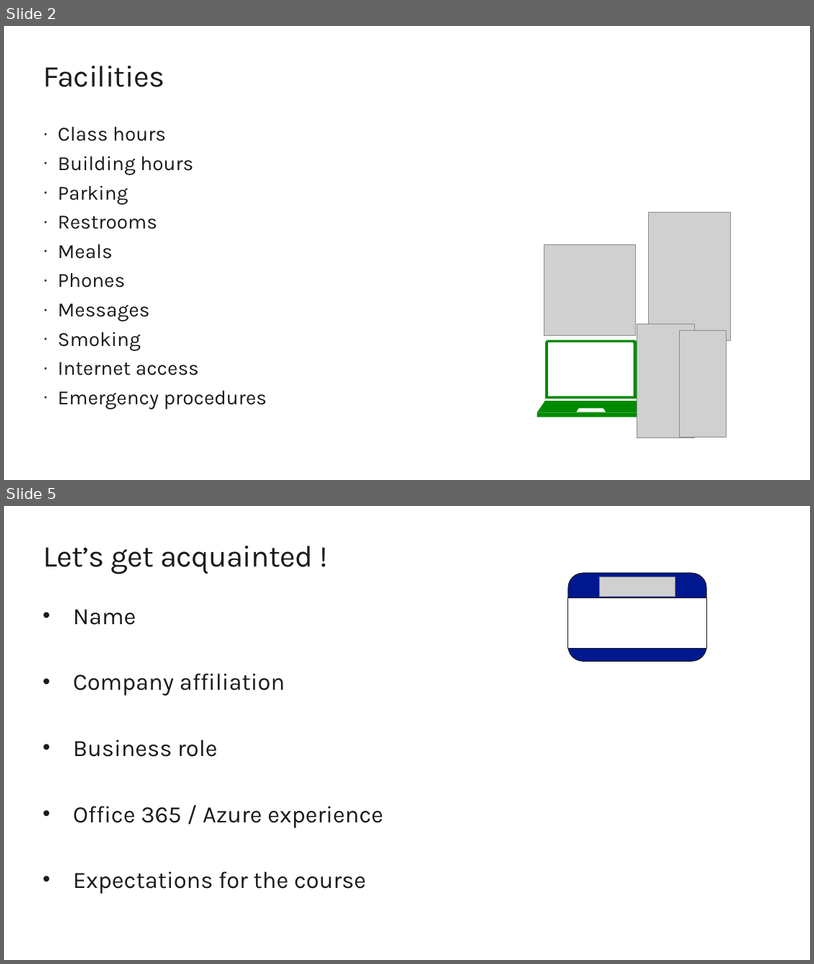
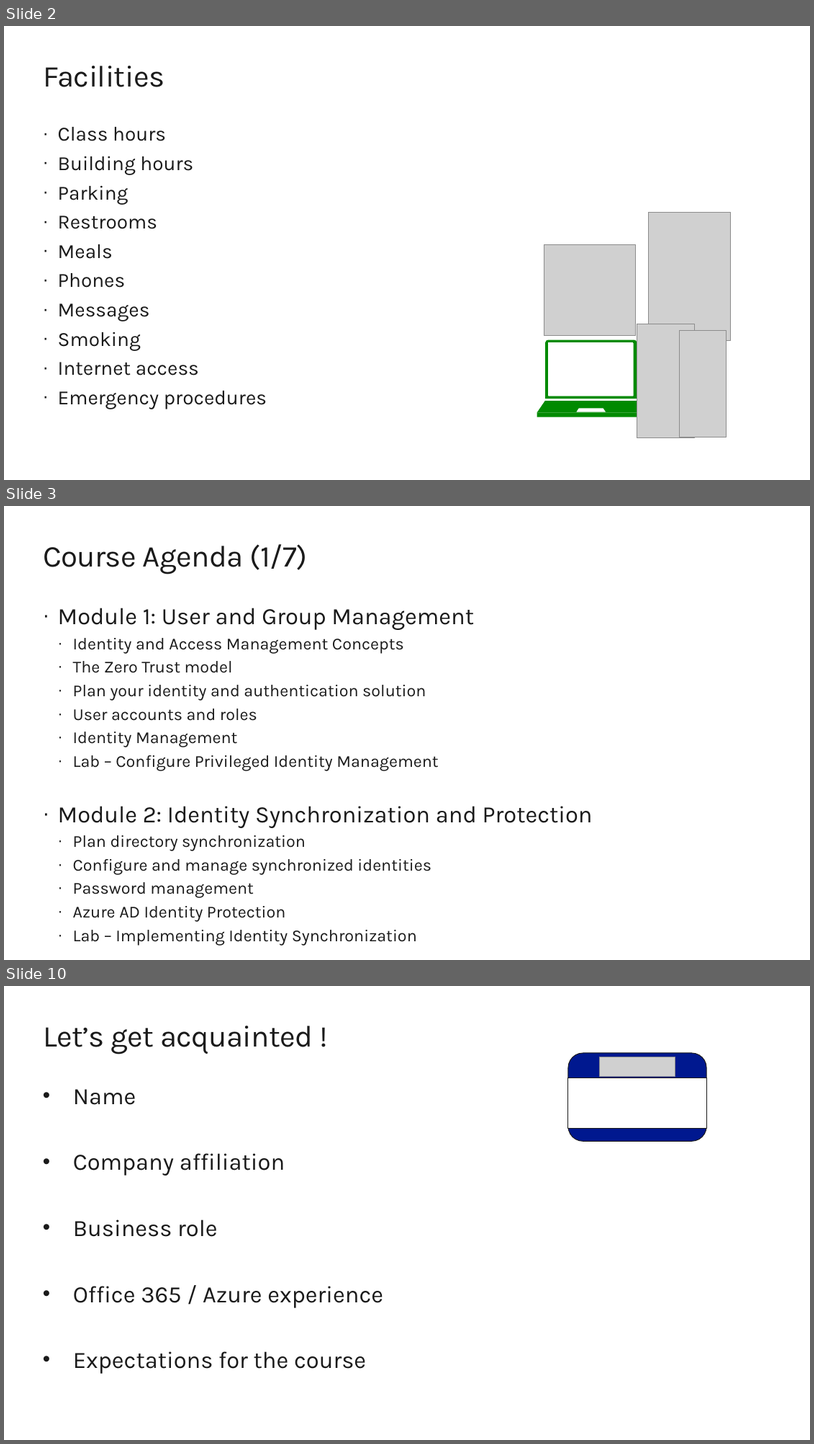
Before and after one commit to renaudwangler/ib, a slide deck: extra/MS-500AIntro.pptx. Shown one above the other, each under a label of ours: slides 2 and 5 before the commit, slides 2, 3 and 10 after it; the slides between them are not shown. The pictures are 814x964 and 814x1444 pixels, drawn with LibreOffice and Linux fonts; fonts in the diff are those of the drawing; grey boxes stand for pictures. Boxes give left, top, right and bottom in pixels: in the first picture for what was removed or moved away, otherwise in the second. Text is boxed around its words. In the diff, an @@ line names an element or a change of style, - is before the commit and + after.

```diff
--- a/extra/MS-500AIntro.pptx
+++ b/extra/MS-500AIntro.pptx
@@ slide 3 added at box(4, 506, 810, 960), background #FFFFFF @@
@@ title added at box(43, 544, 307, 574), 36 pt, text #1A1A1A @@
+Course Agenda (1/7)
@@ text added at box(58, 608, 593, 944), 20 pt, text #1A1A1A @@
+· Module 1: User and Group Management
+  · Identity and Access Management Concepts
+  · The Zero Trust model
+  · Plan your identity and authentication solution
+  · User accounts and roles
+  · Identity Management
+  · Lab – Configure Privileged Identity Management
+· Module 2: Identity Synchronization and Protection
+  · Plan directory synchronization
+  · Configure and manage synchronized identities
+  · Password management
+  · Azure AD Identity Protection
+  · Lab – Implementing Identity Synchronization
@@ what was slide 5 is now slide 10 @@
```
Also in this commit, not shown: 6 other slides added, 2 slides removed.
